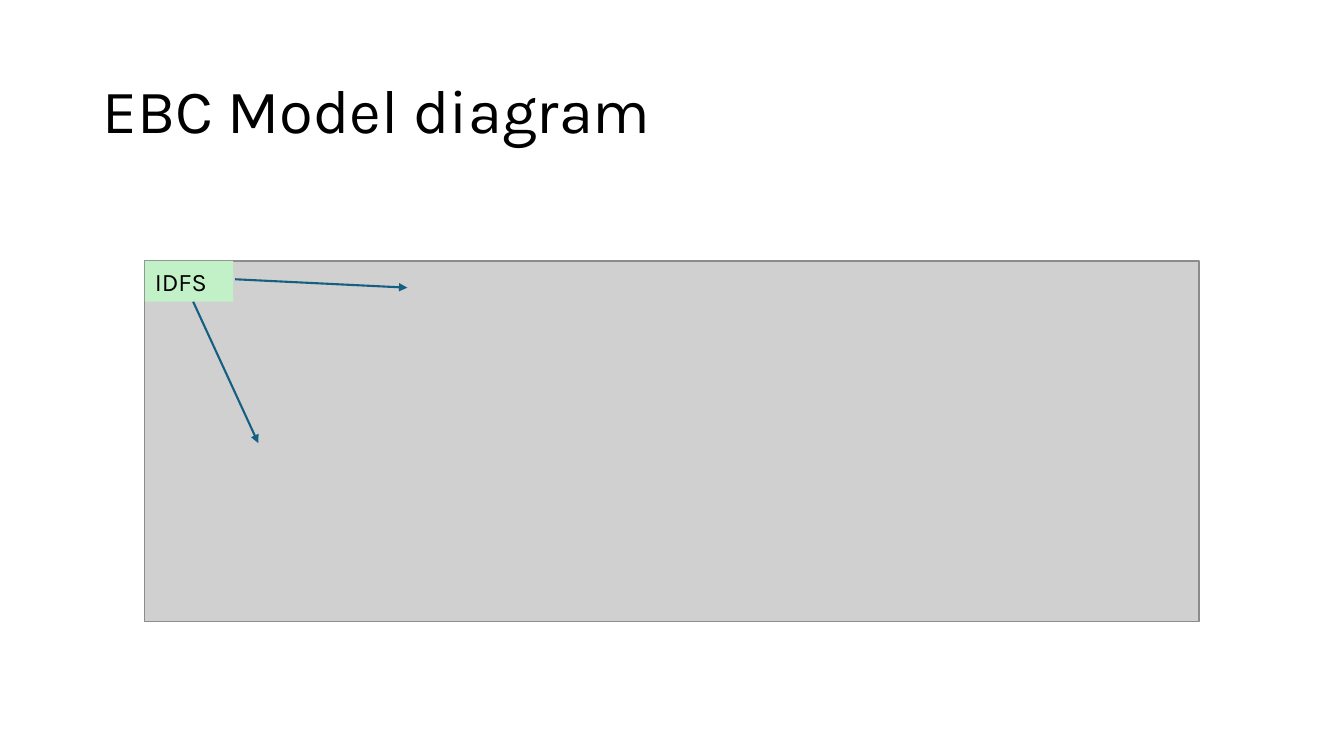
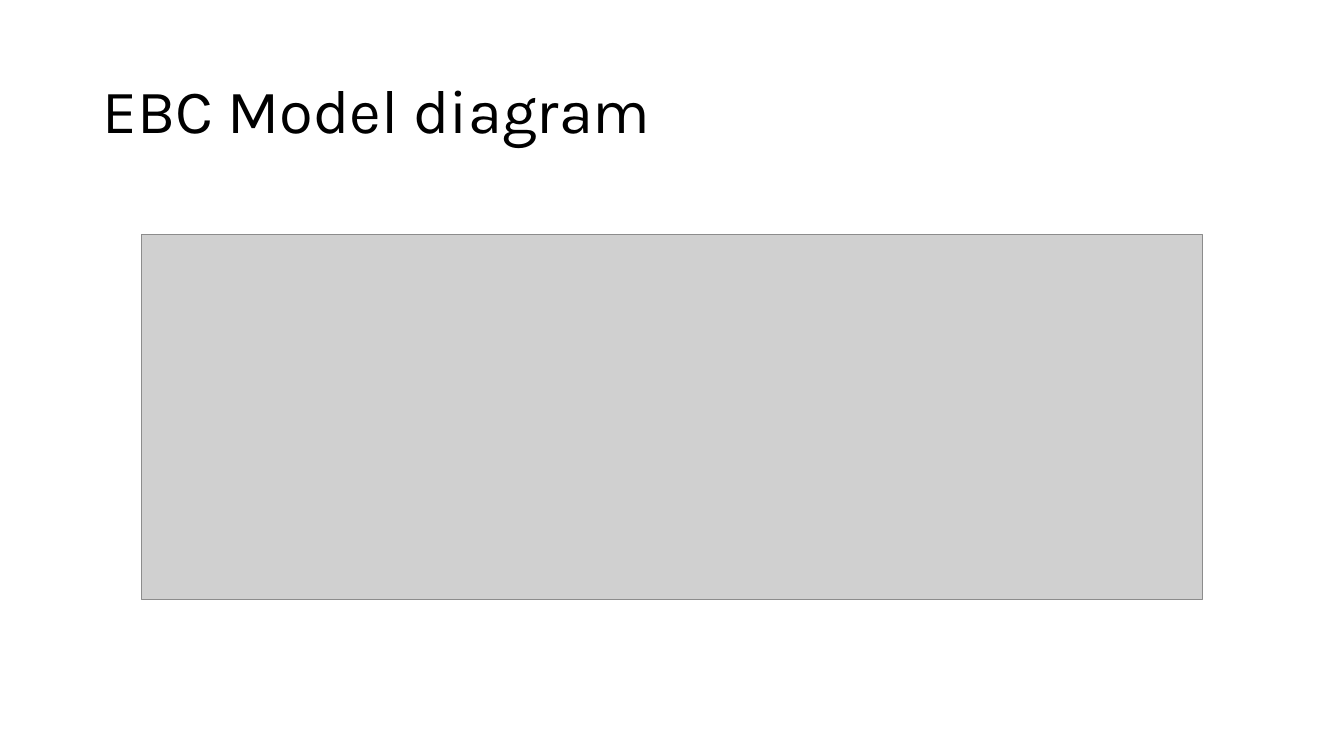
Before and after one commit to daysNmake/msdes, a slide deck: slide 3 of Model adapted from EBC.pptx. Drawn at 1344x756 pixels with LibreOffice and Linux fonts; fonts in the diff are those of the drawing; grey boxes stand for pictures. Boxes give left, top, right and bottom in pixels: in the first picture for what was removed or moved away, otherwise in the second. Text is boxed around its words. In the diff, an @@ line names an element or a change of style, - is before the commit and + after.

Commit message:
adapting EBC model.

```diff
--- a/Model adapted from EBC.pptx
+++ b/Model adapted from EBC.pptx
@@ picture: place and size @@
-picture at (145, 261, 1200, 621)
+picture at (141, 235, 1203, 600)
@@ rectangle removed at (145, 261, 234, 301) @@
-IDFS
@@ arrow removed from (235, 279) to (407, 287) @@
@@ arrow removed from (194, 301) to (258, 444) @@
```
Also in this commit, not shown: 5 other slides changed, 1 slide added, 1 other file.
